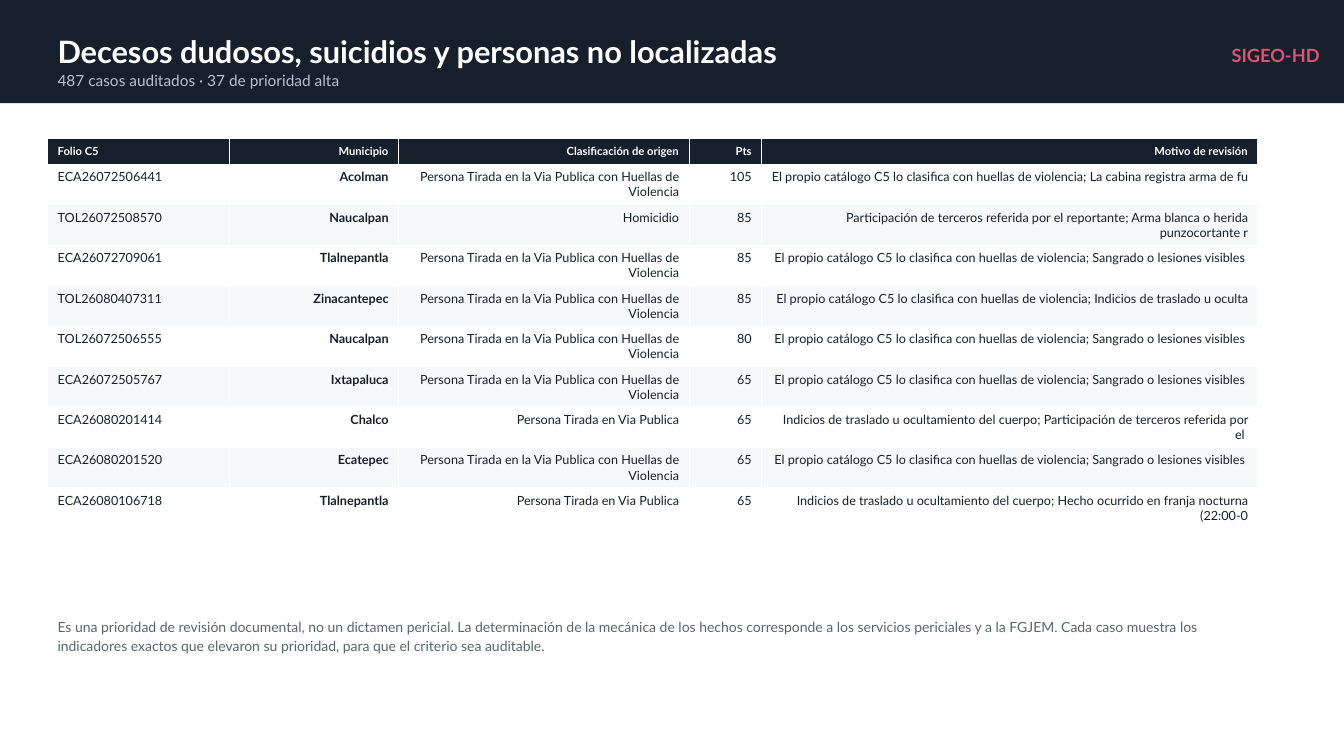
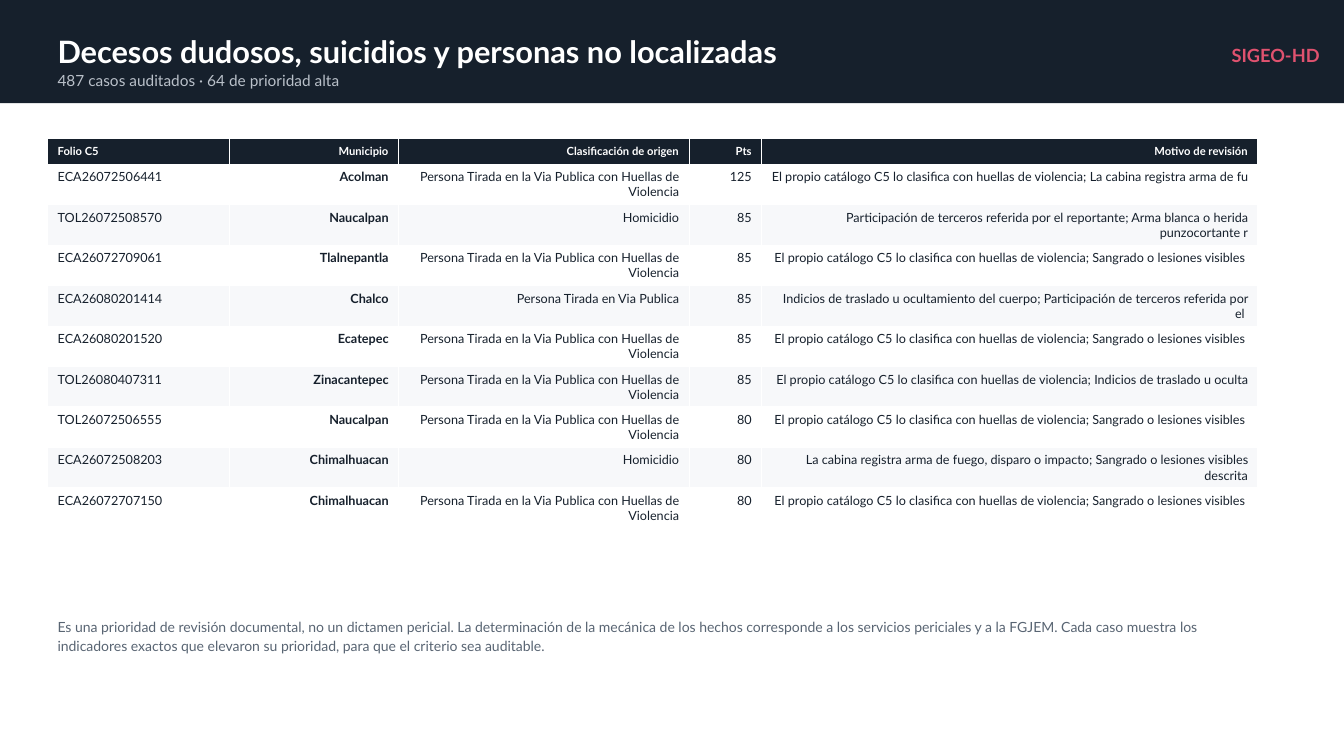
Before and after one commit to sthef0117-ui/sigeo-hd-dgspyt, a slide deck: slide 5 of presentacion/SIGEO-HD_Reunion_Mandos.pptx. Drawn at 1344x756 pixels with LibreOffice and Linux fonts; fonts in the diff are those of the drawing. Boxes give left, top, right and bottom in pixels: in the first picture for what was removed or moved away, otherwise in the second. Text is boxed around its words. In the diff, an @@ line names an element or a change of style, - is before the commit and + after.

```diff
--- a/presentacion/SIGEO-HD_Reunion_Mandos.pptx
+++ b/presentacion/SIGEO-HD_Reunion_Mandos.pptx
@@ text at bbox=[58, 74, 339, 89]: text changed @@
-487 casos auditados · 37 de prioridad alta
+487 casos auditados · 64 de prioridad alta
@@ table at bbox=[47, 139, 1257, 524] @@
-row 2, column 4: 105
+row 2, column 4: 125
+row 5: ECA26080201414 | Chalco | Persona Tirada en Via Publica | 85 | Indicios de traslado u ocultamiento del cuerpo; Participación de terceros referida por el
+row 6: ECA26080201520 | Ecatepec | Persona Tirada en la Via Publica con Huellas de Violencia | 85 | El propio catálogo C5 lo clasifica con huellas de violencia; Sangrado o lesiones visibles
-row 7: ECA26072505767 | Ixtapaluca | Persona Tirada en la Via Publica con Huellas de Violencia | 65 | El propio catálogo C5 lo clasifica con huellas de violencia; Sangrado o lesiones visibles
-row 8: ECA26080201414 | Chalco | Persona Tirada en Via Publica | 65 | Indicios de traslado u ocultamiento del cuerpo; Participación de terceros referida por el
-row 9: ECA26080201520 | Ecatepec | Persona Tirada en la Via Publica con Huellas de Violencia | 65 | El propio catálogo C5 lo clasifica con huellas de violencia; Sangrado o lesiones visibles
-row 10: ECA26080106718 | Tlalnepantla | Persona Tirada en Via Publica | 65 | Indicios de traslado u ocultamiento del cuerpo; Hecho ocurrido en franja nocturna (22:00-0
+row 9: ECA26072508203 | Chimalhuacan | Homicidio | 80 | La cabina registra arma de fuego, disparo o impacto; Sangrado o lesiones visibles descrita
+row 10: ECA26072707150 | Chimalhuacan | Persona Tirada en la Via Publica con Huellas de Violencia | 80 | El propio catálogo C5 lo clasifica con huellas de violencia; Sangrado o lesiones visibles
```
Also in this commit, not shown: 5 other slides changed, 21 other files.
